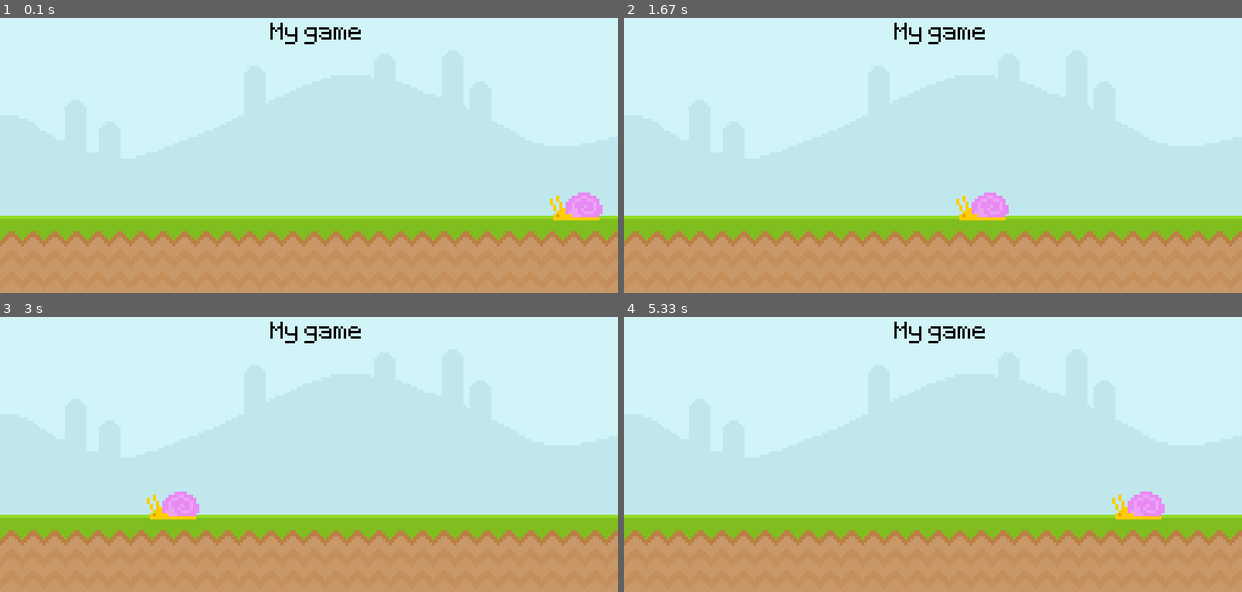
Above: before the commit, frames 1-4 (two rows, left to right).
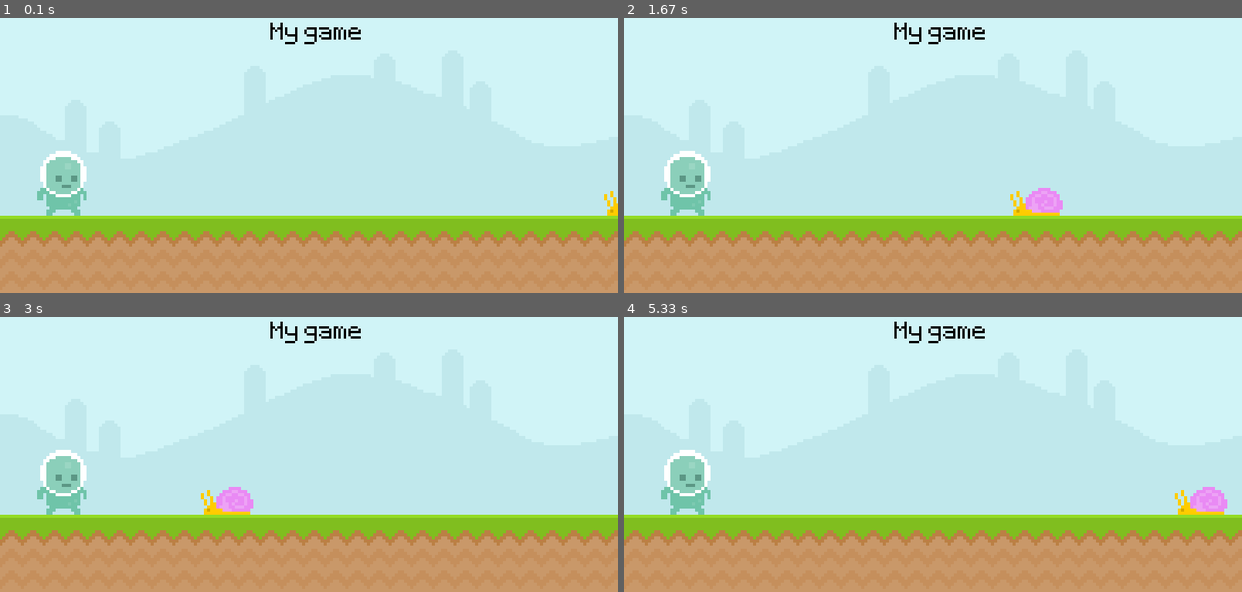
Above: after the commit, the same moments.

Repository: NedzadDonlagic04/pygame-practice
Game: pygame game, started from Practice_4/main.py
Same seed, same stepped clock (60 frames per second), same inputs: the game is played once before the commit and once after it.
Inputs:
- Up to frame 1 (0.1 s): no input
- Up to frame 2 (1.67 s): no input
- Up to frame 3 (3 s): no input
- Up to frame 4 (5.33 s): no input

The runs differ from the first frame. In frame 1, 2.1% of the frame differs, in the area x 6-100%, y 48-74%; in frame 2, 2.7%, in the area x 6-71%, y 48-74%; in frame 3, 2.7%; in frame 4, 2.7%.

Commit message:
Finished the fourth practice and added comments

Diff:
--- a/Practice_4/main.py
+++ b/Practice_4/main.py
@@ -1,3 +1,6 @@
+# Using the rectangle system I added the player (not movable atm)
+# and made the snail move using that system
+
 import pygame
 from sys import exit
 
@@ -17,8 +20,12 @@
 text_pos = (350, 50)
 
 snail_img = pygame.image.load('./../images/snail/snail1.png').convert_alpha()
-snail_y = 270
-snail_x = 730
+# Creating a rectangle with the same size as the image
+# and setting it's bottom left position so that it exactly touches the ground
+snail_rect = snail_img.get_rect( bottomleft = (800, 300))
+
+player_img = pygame.image.load('./../images/player/player_walk_1.png').convert_alpha()
+player_rect = player_img.get_rect( midbottom = (80, 300))
 
 while True:
     for event in pygame.event.get():
@@ -30,11 +37,19 @@
     screen.blit(ground_img, ground_pos)
     screen.blit(text_img, text_pos)
 
-    snail_x -= 3
-    screen.blit(snail_img, (snail_x, snail_y))
+    # Decreasing the snail rectangle's x value so it moves to the left
+    snail_rect.x -= 3
 
-    if snail_x < -60:
-        snail_x = 800
+    # In case the right value is under or equal to 0 that means the
+    # snail disappeared off the screen and so I put it back on the
+    # far left side
+    if snail_rect.right <= 0:
+        snail_rect.left = 800
+
+    # Placing the player and the snail to the coordinates of their
+    # squares
+    screen.blit(player_img, player_rect)
+    screen.blit(snail_img, snail_rect)
 
     pygame.display.update()
     clock.tick(60)
